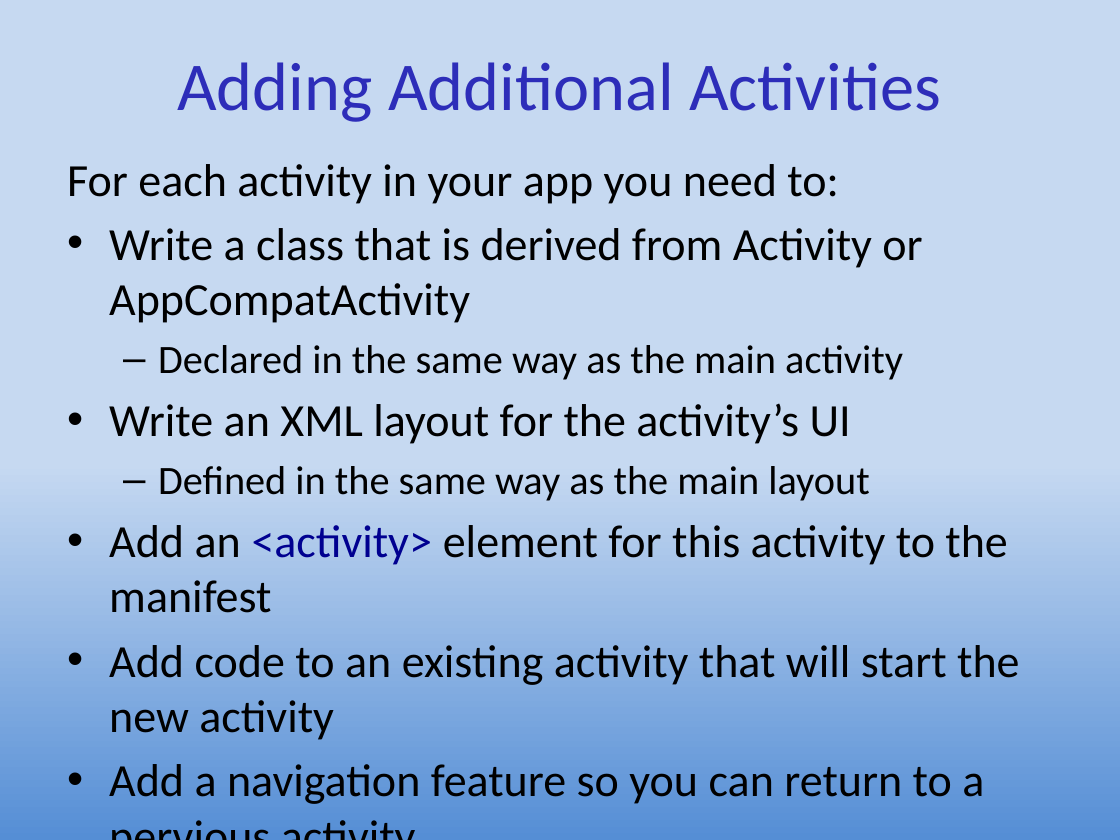
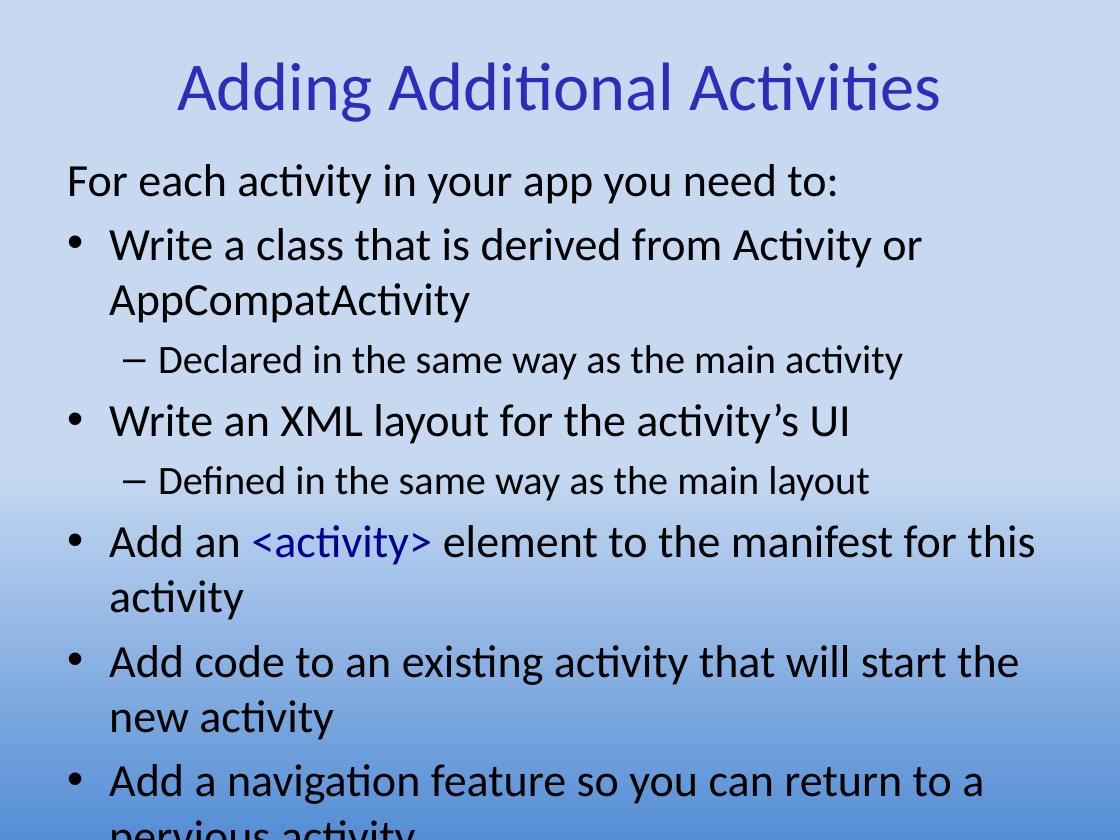
Before and after one commit to UO-CIS/CIS399Android-CourseMaterials, a slide deck: slide 15 of Notes and Slides/CIS399Wk2Day4-MultipleActivities.pptx. Drawn at 1120x840 pixels with LibreOffice and Linux fonts; fonts in the diff are those of the drawing. Boxes give left, top, right and bottom in pixels: in the first picture for what was removed or moved away, otherwise in the second. Text is boxed around its words. In the diff, an @@ line names an element or a change of style, - is before the commit and + after.

```diff
--- a/Notes and Slides/CIS399Wk2Day4-MultipleActivities.pptx
+++ b/Notes and Slides/CIS399Wk2Day4-MultipleActivities.pptx
@@ text at box(109, 525, 1035, 620): text changed @@
-• Add an <activity> element for this activity to the manifest
+• Add an <activity> element to the manifest for this activity
```
Also in this commit, not shown: 3 other slides changed, 9 other files.
